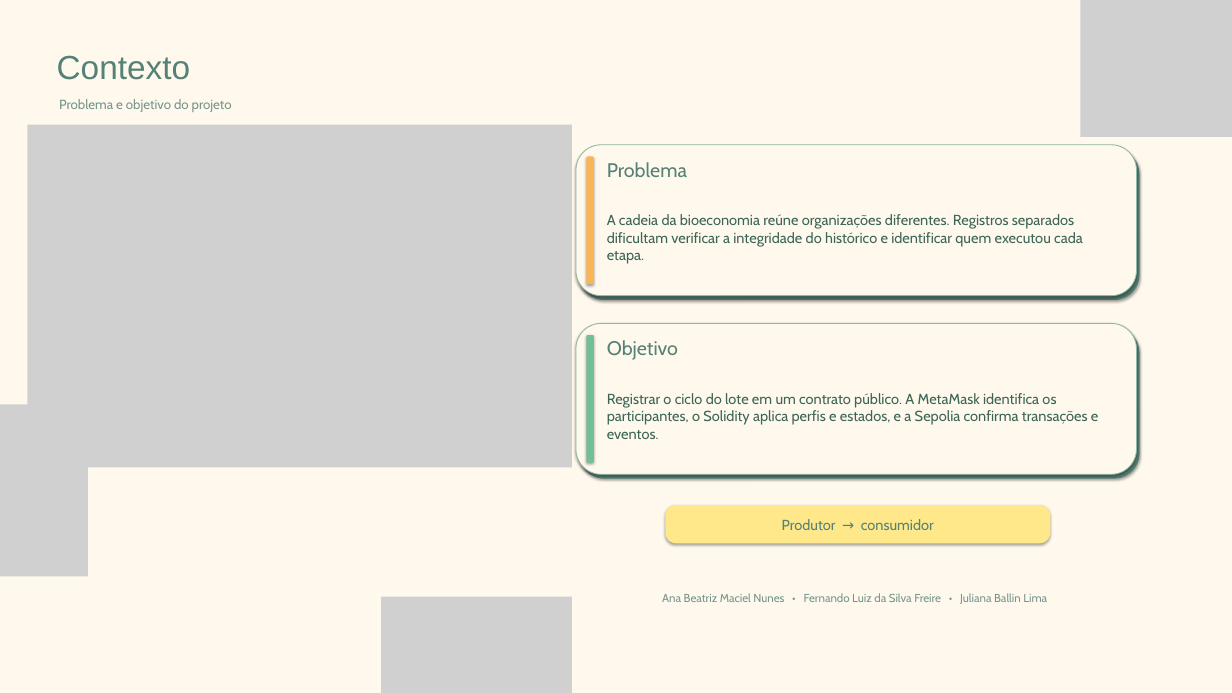
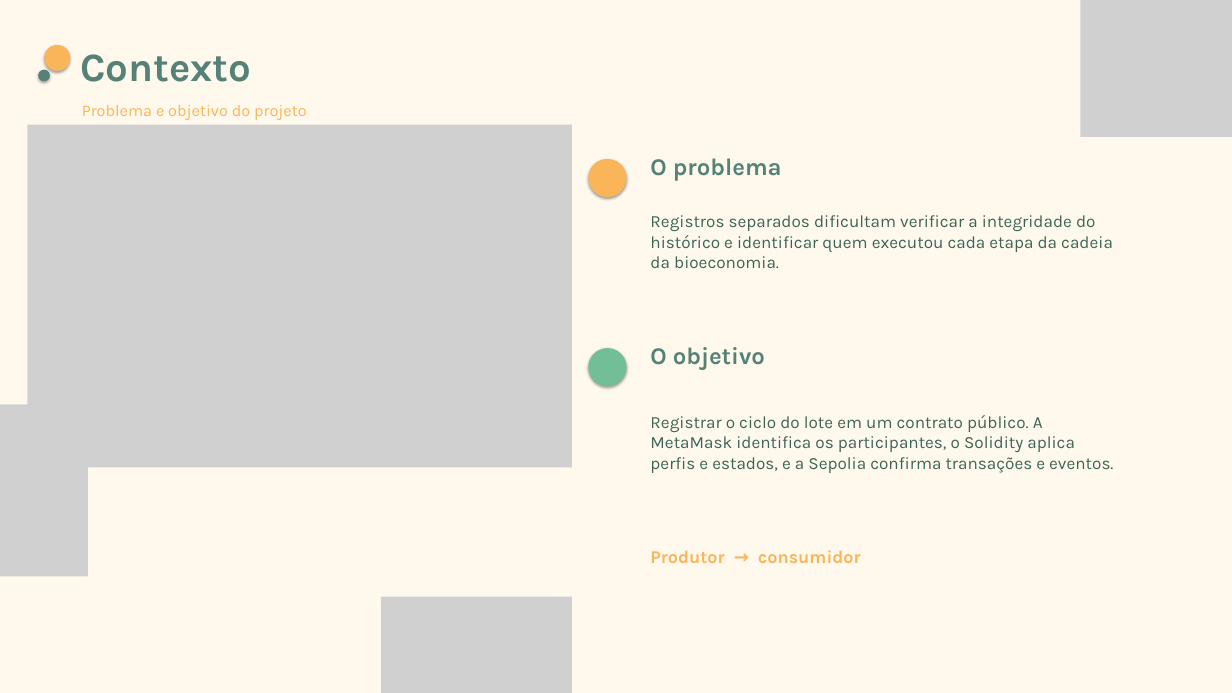
Before and after one commit to JulianaBallin/EcoOrigem, a slide deck: slide 2 of docs/slides/apresentacao-ecoorigem.pptx (slide 1 before the commit). Drawn at 1232x693 pixels with LibreOffice and Linux fonts; fonts in the diff are those of the drawing; grey boxes stand for pictures. Boxes give left, top, right and bottom in pixels: in the first picture for what was removed or moved away, otherwise in the second. Text is boxed around its words. In the diff, an @@ line names an element or a change of style, - is before the commit and + after.

```diff
--- a/docs/slides/apresentacao-ecoorigem.pptx
+++ b/docs/slides/apresentacao-ecoorigem.pptx
@@ ellipse added at box(44, 45, 70, 71), fill #FAB558 @@
@@ text "Contexto": place and size @@
-text "Contexto" at box(57, 55, 190, 80)
+text "Contexto" at box(80, 54, 251, 82)
@@ text "Contexto" at box(80, 54, 251, 82): size 39 to 47 pt, font Arial to Karla, bold on @@
@@ ellipse added at box(38, 70, 50, 81), fill #558176 @@
@@ text "Problema e objetivo do projeto": place and size @@
-text "Problema e objetivo do projeto" at box(59, 99, 232, 112)
+text "Problema e objetivo do projeto" at box(82, 105, 307, 120)
@@ text "Problema e objetivo do projeto" at box(82, 105, 307, 120): size 15.5 to 19 pt, font Cabin to Karla, text colour #77968E to #FAB558 @@
@@ rounded rectangle removed at box(576, 145, 1137, 296) @@
@@ rounded rectangle removed at box(579, 149, 1140, 300) @@
@@ ellipse: place and size @@
-ellipse at box(586, 156, 594, 284)
+ellipse at box(588, 159, 626, 197)
@@ ellipse at box(588, 159, 626, 197): rounded rectangle to ellipse @@
@@ text at box(650, 158, 782, 181): text changed; size 23 to 28 pt; font Cabin to Karla; bold on @@
-Problema
+O problema
@@ text at box(650, 215, 1113, 268): text changed; size 17 to 20 pt; font Cabin to Karla @@
-A cadeia da bioeconomia reúne organizações diferentes. Registros separados dificultam verificar a integridade do histórico e identificar quem executou cada etapa.
+Registros separados dificultam verificar a integridade do histórico e identificar quem executou cada etapa da cadeia da bioeconomia.
@@ rounded rectangle removed at box(576, 323, 1137, 474) @@
@@ rounded rectangle removed at box(579, 328, 1140, 479) @@
@@ rounded rectangle removed at box(586, 335, 594, 463) @@
@@ ellipse added at box(588, 348, 626, 386), fill #72BF97 @@
@@ text at box(650, 347, 765, 370): text changed; size 23 to 28 pt; font Cabin to Karla; bold on @@
-Objetivo
+O objetivo
@@ text "Registrar o ciclo do lote ...": place and size @@
-text "Registrar o ciclo do lote ..." at box(607, 393, 1098, 439)
+text "Registrar o ciclo do lote ..." at box(650, 415, 1113, 473)
@@ text "Registrar o ciclo do lote ..." at box(650, 415, 1113, 473): size 17 to 20 pt, font Cabin to Karla @@
@@ text "Produtor → consumidor": place and size @@
-text "Produtor → consumidor" at box(665, 505, 1050, 543)
+text "Produtor → consumidor" at box(650, 550, 861, 563)
@@ text "Produtor → consumidor" at box(650, 550, 861, 563): size 17 to 21 pt, font Cabin to Karla, text colour #558176 to #FAB558, bold on; alignment centre to left; fill #FFE889 to none; shadow off @@
@@ text removed at box(662, 593, 1047, 604) @@
-Ana Beatriz Maciel Nunes • Fernando Luiz da Silva Freire • Juliana Ballin Lima
```
Also in this commit, not shown: 7 other slides changed, 1 slide added, 3 other files.
